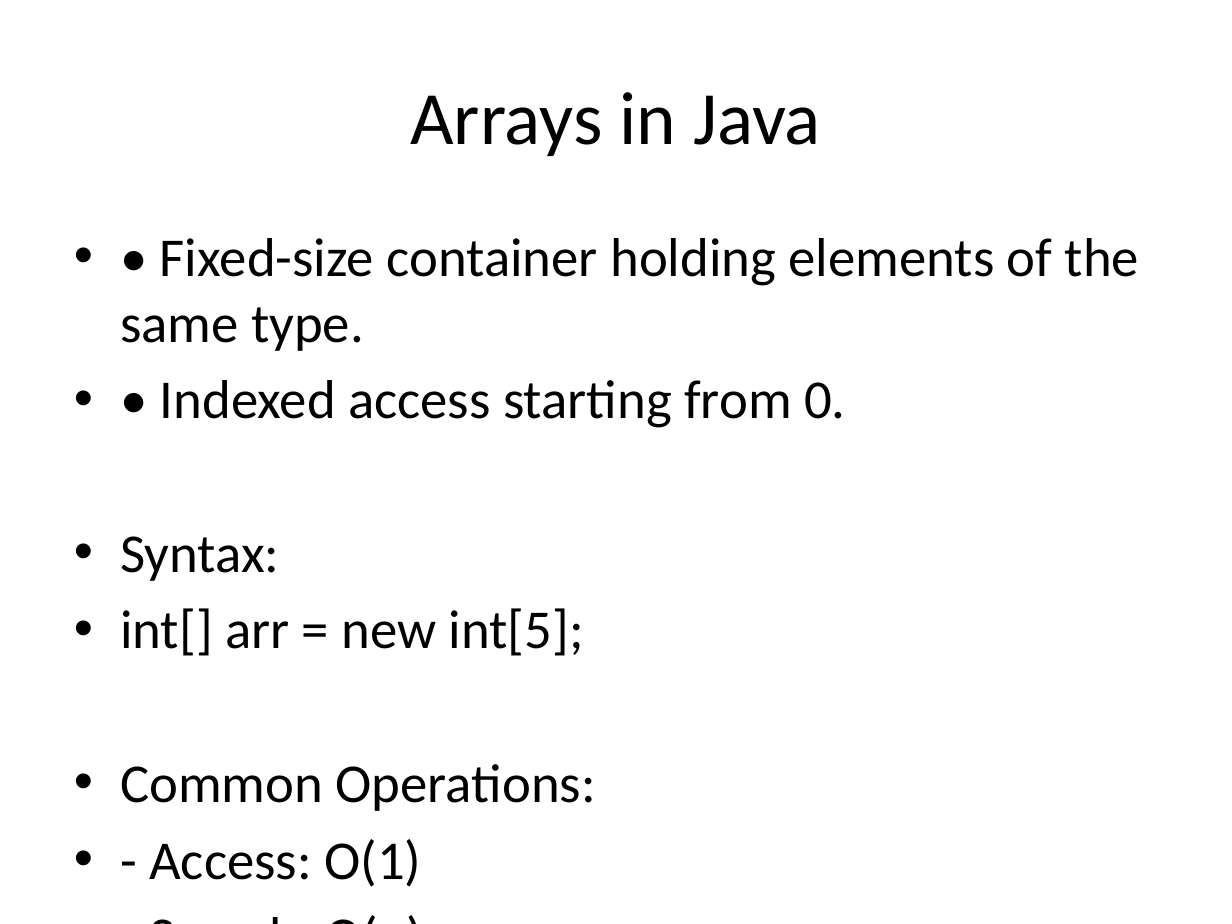
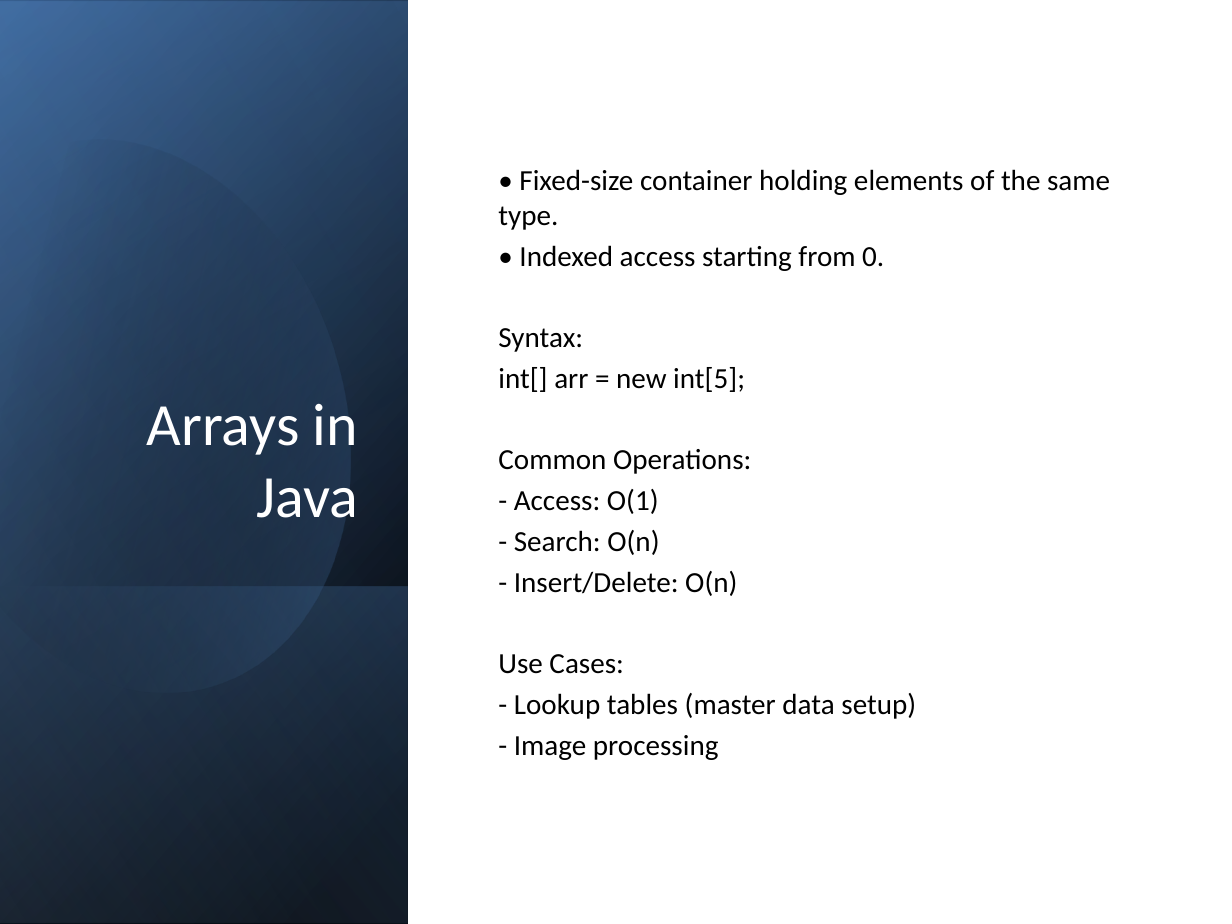
Before and after one commit to mrkyaing/MG-DSA, a slide deck: slide 7 of DSA_in_Java_LectureNotes_Detailed.pptx (slide 3 before the commit). Drawn at 1232x924 pixels with LibreOffice and Linux fonts; fonts in the diff are those of the drawing. Boxes give left, top, right and bottom in pixels: in the first picture for what was removed or moved away, otherwise in the second. Text is boxed around its words. In the diff, an @@ line names an element or a change of style, - is before the commit and + after.

```diff
--- a/DSA_in_Java_LectureNotes_Detailed.pptx
+++ b/DSA_in_Java_LectureNotes_Detailed.pptx
@@ rectangle added at box(0, 0, 1232, 924), fill #FFFFFF @@
@@ rectangle added at box(1, 0, 408, 923), fill gradient #000000 to #376092 @@
@@ rectangle added at box(1, 2, 408, 924), fill gradient #000000 to #4F81BD @@
@@ rectangle added at box(1, 0, 408, 922), fill gradient #000000 to #95B3D7 @@
@@ freeform shape added at box(0, 87, 414, 737), fill gradient #000000 to #4F81BD @@
@@ title "Arrays in Java": place and size @@
-title "Arrays in Java" at box(410, 92, 821, 156)
+title "Arrays in Java" at box(147, 403, 359, 518)
@@ title "Arrays in Java" at box(147, 403, 359, 518): size 44 to 35 pt, text colour #000000 to #FFFFFF; alignment centre to right; vertical alignment middle to bottom @@
@@ text "• Fixed-size container holding elements ...": place and size @@
-text "• Fixed-size container holding elements ..." at box(120, 238, 1139, 887)
+text "• Fixed-size container holding elements ..." at box(498, 169, 1110, 760)
@@ text "• Fixed-size container holding elements ..." at box(498, 169, 1110, 760): vertical alignment top to middle @@
@@ text at box(498, 169, 1110, 760): size 32 to 17 pt in "• Fixed-size container holding elements of the ...", "• Indexed access starting from 0.", "Syntax:", "int[] arr = new int[5];" and 6 more places; bullet • to none; less space between paragraphs @@
@@ rectangle added at box(1, 587, 408, 924), fill gradient #4F81BD to #000000 @@
@@ text at box(514, 693, 916, 719): text changed; size 32 to 17 pt @@
-• - Lookup tables
+- Lookup tables (master data setup)
```
Also in this commit, not shown: 10 other slides changed, 16 slides added, 9 other files.
